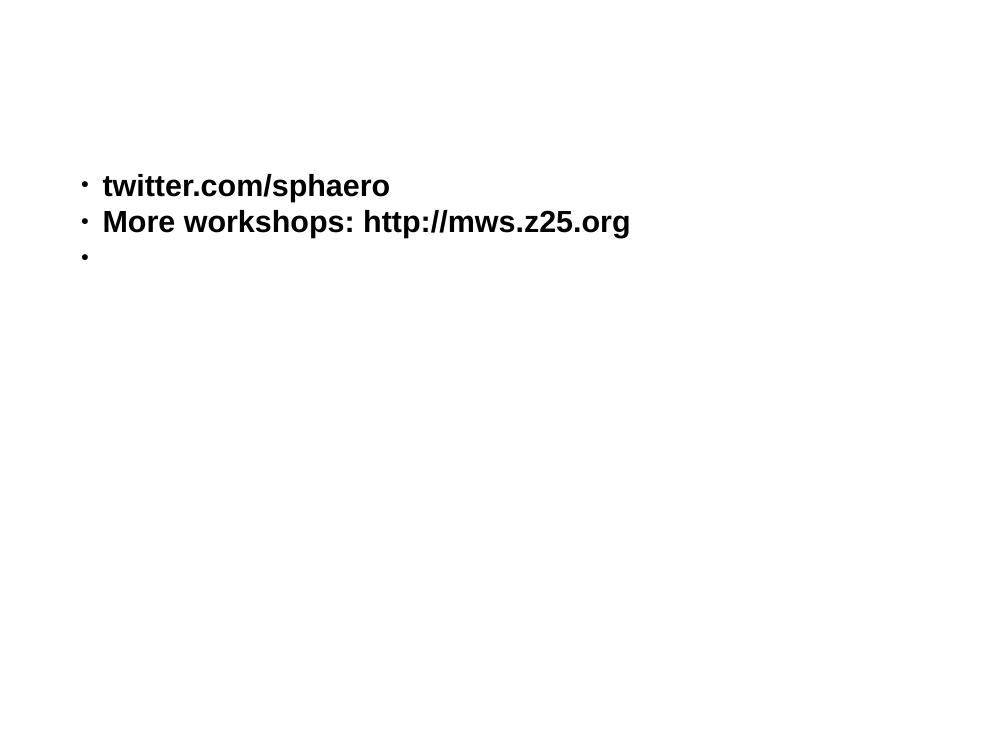
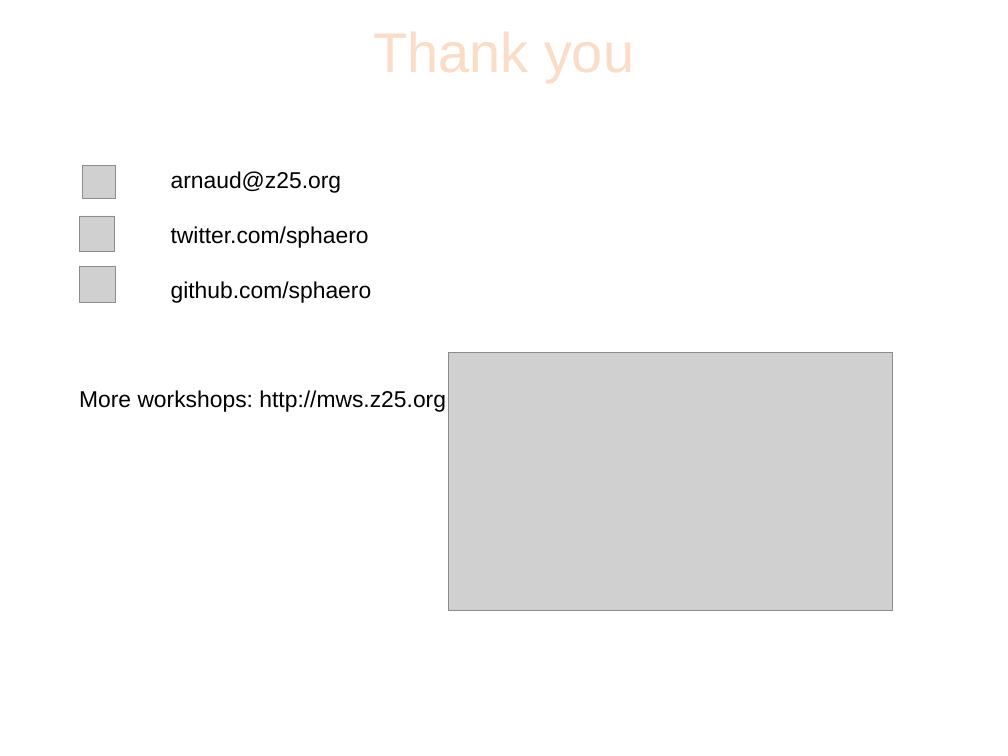
Before and after one commit to sphaero/workshops, a slide deck: slide 59 of Networking/presentation.odp (slide 53 before the commit). Drawn at 1008x756 pixels with LibreOffice and Linux fonts; fonts in the diff are those of the drawing; grey boxes stand for pictures; background and template pictures are left out. Boxes give left, top, right and bottom in pixels: in the first picture for what was removed or moved away, otherwise in the second. Text is boxed around its words. In the diff, an @@ line names an element or a change of style, - is before the commit and + after.

```diff
--- a/Networking/presentation.odp
+++ b/Networking/presentation.odp
@@ title "Thank you" at (50,7,958,93): font Cabin to Arial, text colour #FFFFFF to #FADCC8 @@
@@ text "arnaud@z25.org": place and size @@
-text "arnaud@z25.org" at (103,174,630,238)
+text "arnaud@z25.org" at (79,171,446,412)
@@ picture added at (82,166,115,198) @@
@@ text at (171,171,342,193): paragraph added @@
+arnaud@z25.org
@@ text at (79,226,446,412): size 24 to 18 pt, bold off in "twitter.com/sphaero", "More workshops: http://mws.z25.org"; bullet ● to none @@
@@ picture added at (80,216,115,252) @@
@@ picture added at (80,266,115,302) @@
@@ text at (171,281,372,303): paragraph added @@
+github.com/sphaero
@@ picture added at (449,353,894,610) @@
```
Also in this commit, not shown: 51 other slides changed, 7 slides added, 1 slide removed.
